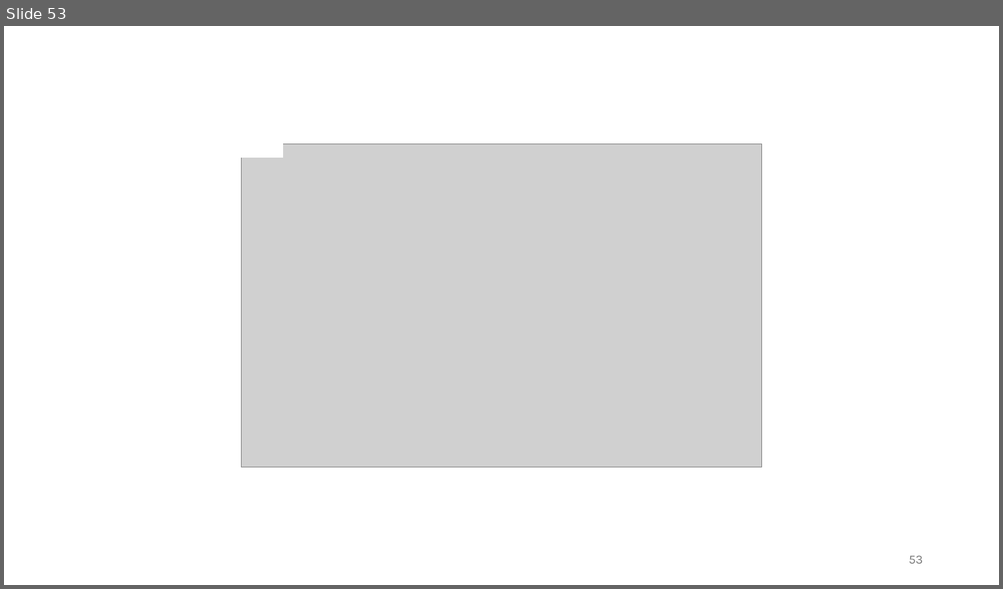
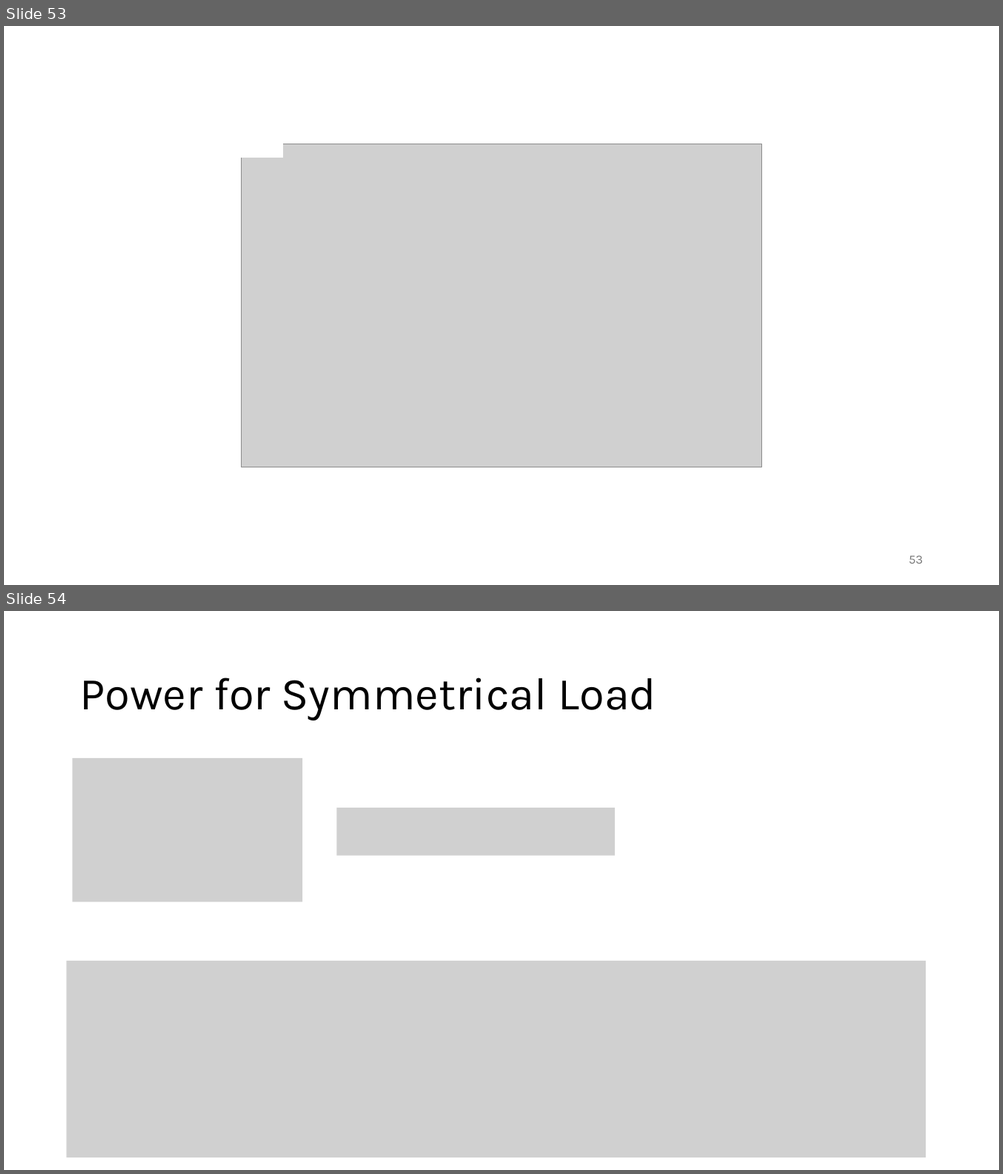
Before and after one commit to FelixWick/intro_electrical_eng, a slide deck: slides/4_ACtech.pptx. Shown one above the other, each under a label of ours: slide 53 before the commit, slides 53 and 54 after it. The pictures are 1003x589 and 1003x1174 pixels, drawn with LibreOffice and Linux fonts; fonts in the diff are those of the drawing; grey boxes stand for pictures. Boxes give left, top, right and bottom in pixels: in the first picture for what was removed or moved away, otherwise in the second. Text is boxed around its words. In the diff, an @@ line names an element or a change of style, - is before the commit and + after.

```diff
--- a/slides/4_ACtech.pptx
+++ b/slides/4_ACtech.pptx
@@ slide 54 added at (x1=4, y1=611, x2=999, y2=1170), background #FFFFFF @@
@@ title added at (x1=79, y1=678, x2=657, y2=721), 44 pt, text #000000 @@
+Power for Symmetrical Load
@@ picture added at (x1=73, y1=758, x2=302, y2=902) @@
@@ picture added at (x1=337, y1=808, x2=615, y2=856) @@
@@ picture added at (x1=67, y1=961, x2=925, y2=1158) @@
```
Also in this commit, not shown: 4 slides changed, 1 other slide added, 1 other file.
